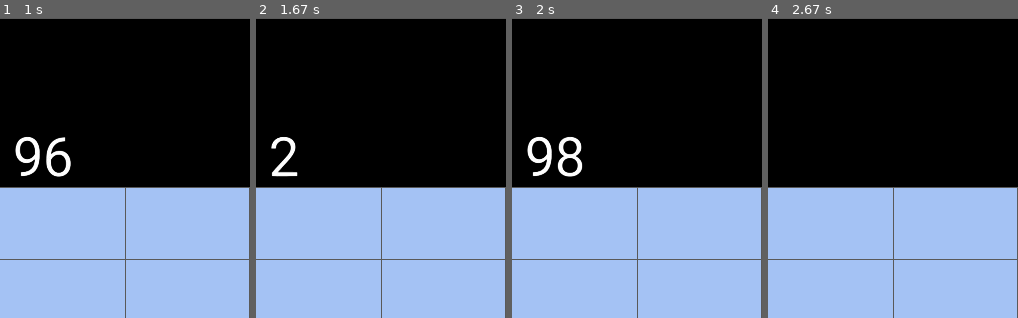
Above: before the commit, frames 1-4 (left to right).
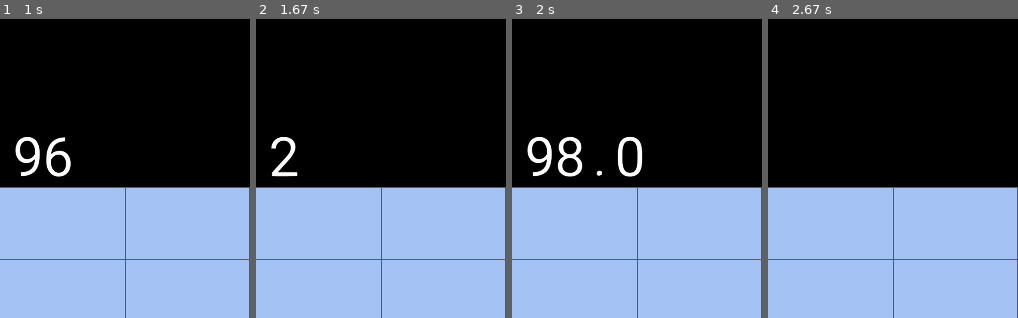
Above: after the commit, the same moments.

Repository: jmancodes27/Calculator-pygame
Game: pygame game, started from calculator/calculator.py
Two runs of this game, one before a commit and one after it. Both use one fixed random seed, a clock stepped at 60 frames per second and the inputs below.
Inputs (mouse positions are % of the whole screen's width and height, from its top left):
- Up to frame 1 (1 s): click (50, 56) at 0.38 s; click (60, 72) at 0.72 s
- Up to frame 2 (1.67 s): click (87, 85) at 1.05 s; click (45, 76) at 1.38 s
- Up to frame 3 (2 s): click (88, 88) at 1.72 s
- Up to frame 4 (2.67 s): click (34, 17) at 2.05 s; click (81, 48) at 2.38 s
The pictures show only the part of the screen within x 0-50%, y 0-50%; the shares and areas given below are measured in that part.

Frames 1-2 are identical in both runs. In frame 3, 0.7% of the frame differs, in the area x 33-53%, y 39-53%; in frame 4, nothing differs.

Commit message:
Fixed bug with decimal calculations (it was integar not float)

Diff:
--- a/calculator/calculator.py
+++ b/calculator/calculator.py
@@ -13,7 +13,7 @@
 seven = pygame.image.load("seven.png")
 eight = pygame.image.load("eight.png")
 nine = pygame.image.load("nine.png")
-dot = pygame.image.load("Dot.png")
+dot = pygame.image.load("dot.png")
 calculator = pygame.image.load("calc_gui.png")
 calculator = pygame.transform.scale(calculator, (int(calculator.get_width() * 0.75), int(calculator.get_height() * 0.75)))
 cur_num_disp = []
@@ -89,15 +89,17 @@
         elif mouse_row == 5:
             if mouse_column == 1:
                 nums[cur_num] += "0"
+            if mouse_column == 2: # add check to make sure no previous .
+                nums[cur_num] += "."
             elif mouse_column == 3:
                 if opperation == 1:
-                    sol_num = int(nums[0]) + int(nums[1])
+                    sol_num = float(nums[0]) + float(nums[1])
                 elif opperation == 2:
-                    sol_num = int(nums[0]) - int(nums[1])
+                    sol_num = float(nums[0]) - float(nums[1])
                 elif opperation == 3:
-                    sol_num = int(nums[0]) * int(nums[1])
+                    sol_num = float(nums[0]) * float(nums[1])
                 elif opperation == 4:
-                    sol_num = int(nums[0]) / int(nums[1])
+                    sol_num = float(nums[0]) / float(nums[1])
                 cur_num = 0
                 nums[0] = str(sol_num)
                 nums[1] = str("")
@@ -131,6 +133,8 @@
             cur_num_disp.append(eight)
         elif nums[cur_num][i] == "9":
             cur_num_disp.append(nine)
+        elif nums[cur_num][i] == ".":
+            cur_num_disp.append(dot)
     for i in range(12):
         if len(cur_num_disp) <= i:
             break
